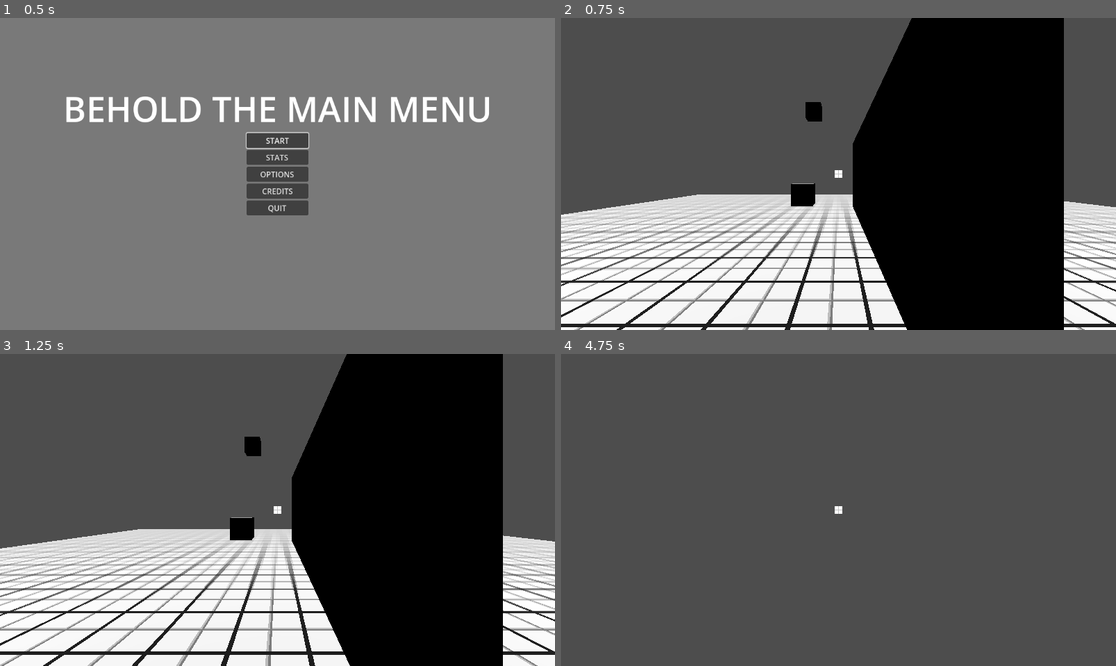
Above: before the commit, frames 1-4 (two rows, left to right).
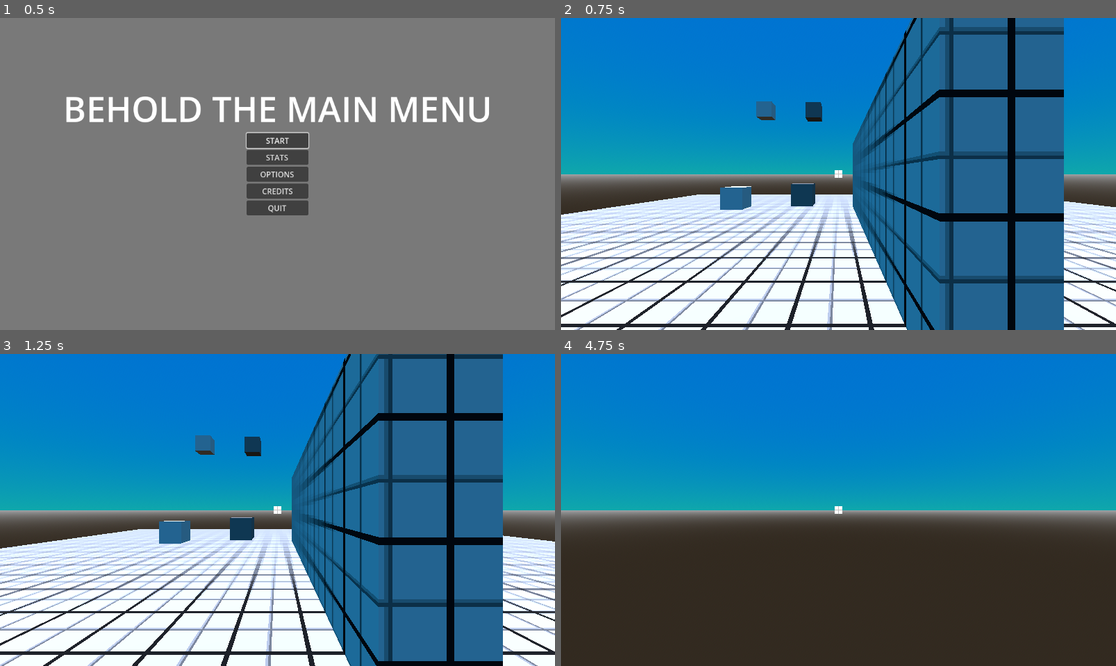
Above: after the commit, the same moments.

Repository: lucasrumney94/GodotGoneWild
Game: Godot game, scene res://Main/main_menu.tscn
The game is run twice, just before and just after one commit, with the same random seed, the same clock (stepped at 60 frames per second) and the same inputs.
Inputs (mouse positions are in pixels of both pictures, inside the frame that each line leads up to):
- Up to frame 1 (0.5 s): no input
- Up to frame 2 (0.75 s): click "START" at 0.5 s
- Up to frame 3 (1.25 s): no input
- Up to frame 4 (4.75 s): tap Enter at 1.25 s; move the mouse to (866, 510) at 1.27 s; hold W (move_forward) from 1.28 s (still down); right-click (866, 510) at 1.35 s; tap Space (jump) at 1.52, 2.27, 3.77, 4.52 s; move the mouse to (810, 510) at 2.02 s; right-click (810, 510) at 2.1 s; move the mouse to (849, 503) at 2.77 s; right-click (849, 503) at 2.85 s; move the mouse to (832, 516) at 3.52 s; right-click (832, 516) at 3.6 s; move the mouse to (877, 513) at 4.27 s; right-click (877, 513) at 4.35 s

Frame 1 is identical in both runs. In frame 2, 76% of the frame differs, in the area x 0-100%, y 0-100%; in frame 3, 75%; in frame 4, 97%.

Commit message:
added enemy outline and crap skybox

Diff:
--- a/godot-wild-tower/Main/main_game.tscn
+++ b/godot-wild-tower/Main/main_game.tscn
@@ -1,10 +1,22 @@
-[gd_scene load_steps=10 format=3 uid="uid://bxfwjbkk62asb"]
+[gd_scene load_steps=14 format=3 uid="uid://bxfwjbkk62asb"]
 
 [ext_resource type="Script" path="res://Main/main_game.gd" id="1_14x2i"]
 [ext_resource type="PackedScene" uid="uid://vssvdtmx3jx7" path="res://Objects/Player/player.tscn" id="1_27g07"]
 [ext_resource type="Material" uid="uid://5dqiqxr4arwd" path="res://Materials/grid_material.tres" id="1_ywoid"]
 [ext_resource type="PackedScene" uid="uid://do1pmtbmc423e" path="res://UI/pause_menu.tscn" id="2_2vuh2"]
-[ext_resource type="PackedScene" path="res://Objects/Enemies/BasicEnemy.tscn" id="2_7gwpu"]
+[ext_resource type="PackedScene" uid="uid://fshkr347rlb0" path="res://Objects/Enemies/BasicEnemy.tscn" id="2_7gwpu"]
+[ext_resource type="PackedScene" uid="uid://5x1047hex40t" path="res://Objects/Enemies/BasicEnemyOUTLINE_TEST.tscn" id="6_kji67"]
+
+[sub_resource type="ProceduralSkyMaterial" id="ProceduralSkyMaterial_m2u75"]
+sky_top_color = Color(0, 0.446616, 0.82605, 1)
+sky_horizon_color = Color(0.0745098, 0.654902, 0.670588, 1)
+
+[sub_resource type="Sky" id="Sky_2t8uw"]
+sky_material = SubResource("ProceduralSkyMaterial_m2u75")
+
+[sub_resource type="Environment" id="Environment_clk17"]
+background_mode = 2
+sky = SubResource("Sky_2t8uw")
 
 [sub_resource type="BoxShape3D" id="BoxShape3D_ibbg3"]
 size = Vector3(28, 1, 28)
@@ -20,6 +32,9 @@
 [node name="MainGame" type="Node3D"]
 script = ExtResource("1_14x2i")
 pause_menu_scene = ExtResource("2_2vuh2")
+
+[node name="WorldEnvironment" type="WorldEnvironment" parent="."]
+environment = SubResource("Environment_clk17")
 
 [node name="Floor" type="StaticBody3D" parent="."]
 
@@ -49,7 +64,7 @@
 transform = Transform3D(1, 0, 0, 0, 1, 0, 0, 0, 1, -3.05701, 6.56672, -9.4025)
 
 [node name="BasicEnemy3" parent="." instance=ExtResource("2_7gwpu")]
-transform = Transform3D(1, 0, 0, 0, 1, 0, 0, 0, 1, -7.24052, 9.64987, -3.15378)
+transform = Transform3D(1, 0, 0, 0, 1, 0, 0, 0, 1, -7.24052, 15.2237, -3.15378)
 
 [node name="Player" parent="." instance=ExtResource("1_27g07")]
 transform = Transform3D(1, 0, 0, 0, 1, 0, 0, 0, 1, -1.39197, 0.749502, 4.78003)
@@ -64,3 +79,12 @@
 mesh = SubResource("SphereMesh_aawc2")
 emission_shape = 3
 emission_box_extents = Vector3(14, 1, 14)
+
+[node name="BasicEnemy4" parent="." instance=ExtResource("6_kji67")]
+transform = Transform3D(1, 0, 0, 0, 1, 0, 0, 0, 1, -6.29282, 1.22017, -5.2885)
+
+[node name="BasicEnemy5" parent="." instance=ExtResource("6_kji67")]
+transform = Transform3D(1, 0, 0, 0, 1, 0, 0, 0, 1, -6.29282, 6.61853, -9.31576)
+
+[node name="BasicEnemy6" parent="." instance=ExtResource("6_kji67")]
+transform = Transform3D(1, 0, 0, 0, 1, 0, 0, 0, 1, -2.53146, 14.6961, -2.94794)
--- /dev/null
+++ b/godot-wild-tower/Objects/Enemies/BasicEnemyOUTLINE_TEST.tscn
@@ -0,0 +1,31 @@
+[gd_scene load_steps=7 format=3 uid="uid://5x1047hex40t"]
+
+[ext_resource type="Shader" path="res://Objects/Enemies/outline_shader.gdshader" id="1_peusp"]
+[ext_resource type="Shader" path="res://Objects/Enemies/basic_shader.gdshader" id="2_m1ntn"]
+
+[sub_resource type="BoxShape3D" id="BoxShape3D_ttc4u"]
+
+[sub_resource type="BoxMesh" id="BoxMesh_jbor8"]
+
+[sub_resource type="ShaderMaterial" id="ShaderMaterial_gv040"]
+resource_local_to_scene = true
+render_priority = 0
+shader = ExtResource("1_peusp")
+shader_parameter/color = Color(1, 0, 0, 1)
+shader_parameter/size = 1.0
+
+[sub_resource type="ShaderMaterial" id="ShaderMaterial_dr681"]
+resource_local_to_scene = true
+render_priority = 0
+next_pass = SubResource("ShaderMaterial_gv040")
+shader = ExtResource("2_m1ntn")
+
+[node name="BasicEnemy" type="CharacterBody3D"]
+collision_layer = 2
+
+[node name="BasicEnemyCollider" type="CollisionShape3D" parent="."]
+shape = SubResource("BoxShape3D_ttc4u")
+
+[node name="MeshInstance3D" type="MeshInstance3D" parent="."]
+mesh = SubResource("BoxMesh_jbor8")
+surface_material_override/0 = SubResource("ShaderMaterial_dr681")
--- /dev/null
+++ b/godot-wild-tower/Objects/Enemies/basic_shader.gdshader
@@ -0,0 +1,14 @@
+shader_type spatial;
+
+void vertex() {
+	// Called for every vertex the material is visible on.
+}
+
+void fragment() {
+	// Called for every pixel the material is visible on.
+}
+
+//void light() {
+	// Called for every pixel for every light affecting the material.
+	// Uncomment to replace the default light processing function with this one.
+//}
--- /dev/null
+++ b/godot-wild-tower/Objects/Enemies/outline_shader.gdshader
@@ -0,0 +1,16 @@
+//lifted from https://godotshaders.com/shader/the-simplest-outline-shader-via-material/
+
+shader_type spatial;
+render_mode blend_mix, cull_front, unshaded;
+
+uniform vec4 color : source_color = vec4(1,0,0,1);
+uniform float size : hint_range(1.0, 1.5, 0.01) = 1.05;
+
+void vertex() {
+	VERTEX *= size;
+}
+
+void fragment() {
+	ALBEDO = color.rgb;
+	ALPHA = color.a;
+}
--- a/godot-wild-tower/Objects/Player/player.gd
+++ b/godot-wild-tower/Objects/Player/player.gd
@@ -24,6 +24,9 @@
 var last_velocity: Vector3
 # Get the gravity from the project settings to be synced with RigidBody nodes.
 var gravity = ProjectSettings.get_setting("physics/3d/default_gravity")
+
+var current_enemy: Object = null
+var enemy_mesh: MeshInstance3D = null
 
 
 func _ready():
@@ -168,6 +171,7 @@
 
 
 func update_camera(delta: float, rotation_input: float, tilt_input: float):
+
 	delta = delta / Engine.time_scale
 	mouse_rotation.x += tilt_input * delta
 	mouse_rotation.x = clamp(mouse_rotation.x, tilt_lower_limit, tilt_upper_limit)
@@ -178,8 +182,8 @@
 
 	#shapecast_look_root.rotation.y = camera_rotation_root.rotation.y + PI
 
-	rotation_input = 0.0
-	tilt_input = 0.0
+	#rotation_input = 0.0
+	#tilt_input = 0.0
 
 
 func move(direction: Vector3, delta, on_floor: bool):
@@ -300,8 +304,36 @@
 func check_eye_ray():
 	if !%RayCastEyes.is_colliding():
 		%Crosshair.modulate = Color.WHITE
+		effect_enemy_mesh(false)
 	else:
 		var collider = %RayCastEyes.get_collider()
 		if (collider.get_collision_layer() & 2):
+			if current_enemy != collider:
+				effect_enemy_mesh(false)
+				current_enemy = collider
+				for child in collider.get_children():
+					if child is MeshInstance3D:
+						enemy_mesh = child
+						break
 			%Crosshair.modulate = Color.RED
-		else: %Crosshair.modulate = Color.WHITE
+			effect_enemy_mesh(true)
+			#set outline on next_pass shader of enemy material
+
+		else:
+			%Crosshair.modulate = Color.WHITE
+			effect_enemy_mesh(false)
+
+
+func effect_enemy_mesh(setting: bool):
+	if enemy_mesh == null: return
+
+	var base_material = enemy_mesh.get_surface_override_material(0)
+	if base_material == null: return
+
+	var outline_material = base_material.next_pass
+	if setting:
+		outline_material.set_shader_parameter("size", 1.1)
+	else:
+		outline_material.set_shader_parameter("size", 1.0)
+		enemy_mesh = null
+		current_enemy = null
